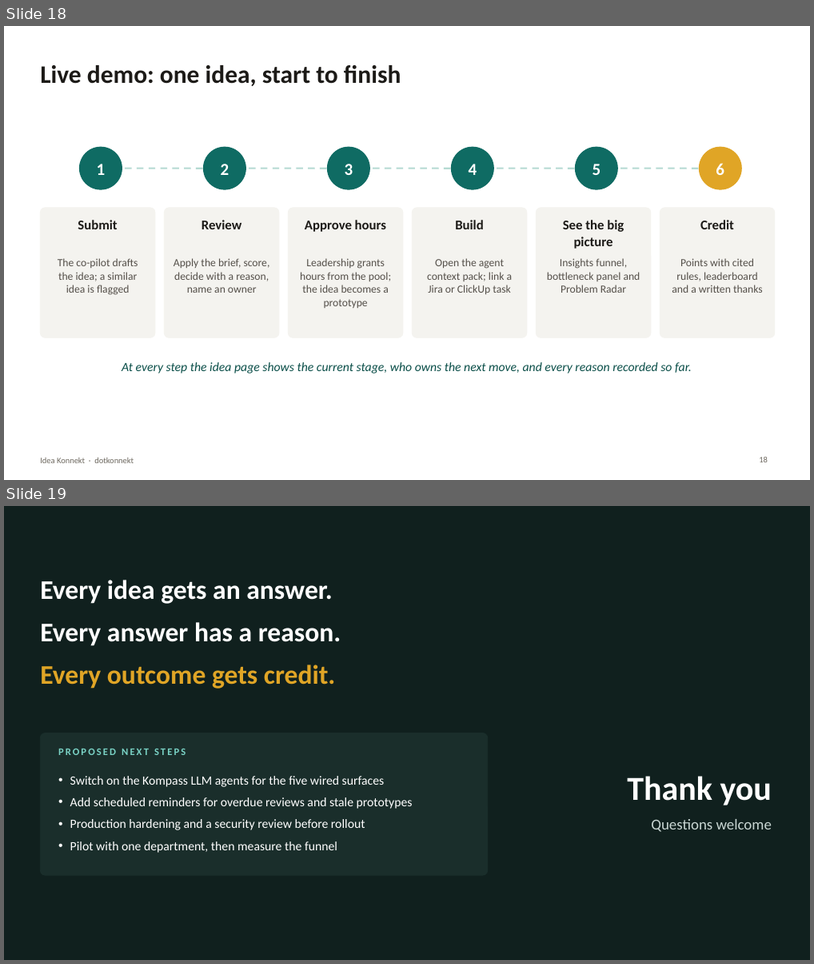
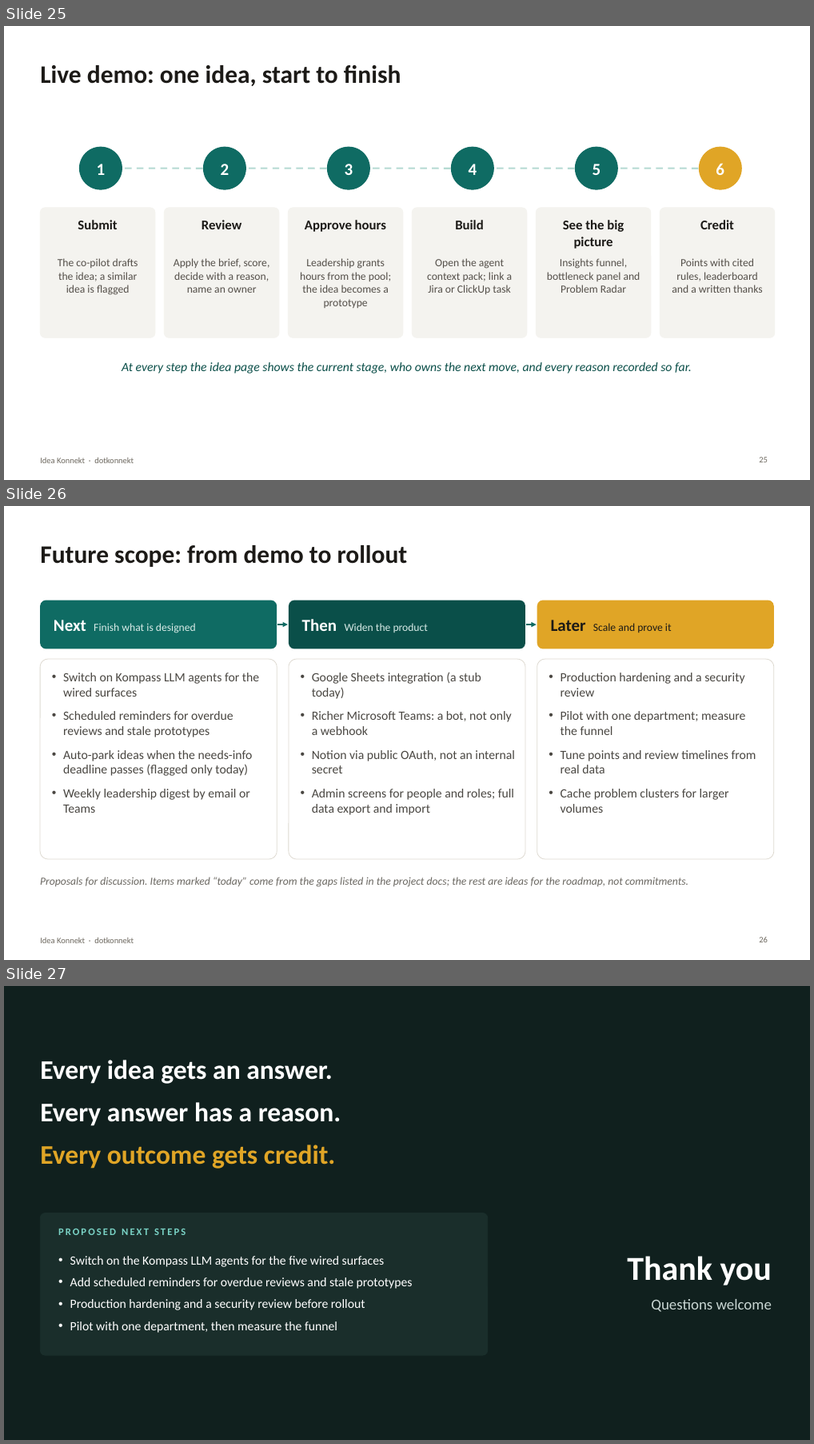
Before and after one commit to AmrithNiyogi/Idea-Hub, a slide deck: docs/project_docs/Idea_Konnekt_Demo.pptx. Shown one above the other, each under a label of ours: slides 18 and 19 before the commit, slides 25, 26 and 27 after it. The pictures are 814x964 and 814x1444 pixels, drawn with LibreOffice and Linux fonts; fonts in the diff are those of the drawing. Boxes give left, top, right and bottom in pixels: in the first picture for what was removed or moved away, otherwise in the second. Text is boxed around its words. In the diff, an @@ line names an element or a change of style, - is before the commit and + after.

```diff
--- a/docs/project_docs/Idea_Konnekt_Demo.pptx
+++ b/docs/project_docs/Idea_Konnekt_Demo.pptx
@@ slide 26 added at (x1=4, y1=506, x2=810, y2=960), background #FFFFFF; not listed: 1 template element that a slide beside it also shows @@
@@ title added at (x1=40, y1=545, x2=408, y2=567), 30 pt, text #1C1A17, bold @@
+Future scope: from demo to rollout
@@ rounded rectangle added at (x1=40, y1=600, x2=278, y2=649), fill #0F6B63, 13 pt, text #D6EAE6 @@
+Next Finish what is designed
@@ rounded rectangle added at (x1=289, y1=600, x2=526, y2=649), fill #0A4F49, 13 pt, text #D6EAE6 @@
+Then Widen the product
@@ rounded rectangle added at (x1=538, y1=600, x2=774, y2=649), fill #E0A526, 13 pt, text #1C1A17 @@
+Later Scale and prove it
@@ arrow added from (278, 624) to (288, 624), #0F6B63 2 pt @@
@@ arrow added from (526, 624) to (537, 624), #0F6B63 2 pt @@
@@ rounded rectangle added at (x1=40, y1=659, x2=278, y2=860), fill #FFFFFF, outline #DDD9D0 0.75 pt @@
@@ text added at (x1=63, y1=672, x2=259, y2=812), 15 pt, text #4A4742 @@
+• Switch on Kompass LLM agents for the wired surfaces
+• Scheduled reminders for overdue reviews and stale prototypes
+• Auto-park ideas when the needs-info deadline passes (flagged only today)
+• Weekly leadership digest by email or Teams
@@ rounded rectangle added at (x1=289, y1=659, x2=526, y2=860), fill #FFFFFF, outline #DDD9D0 0.75 pt @@
@@ text added at (x1=312, y1=672, x2=515, y2=815), 15 pt, text #4A4742 @@
+• Google Sheets integration (a stub today)
+• Richer Microsoft Teams: a bot, not only a webhook
+• Notion via public OAuth, not an internal secret
+• Admin screens for people and roles; full data export and import
@@ rounded rectangle added at (x1=538, y1=659, x2=774, y2=860), fill #FFFFFF, outline #DDD9D0 0.75 pt @@
@@ text added at (x1=561, y1=672, x2=757, y2=812), 15 pt, text #4A4742 @@
+• Production hardening and a security review
+• Pilot with one department; measure the funnel
+• Tune points and review timelines from real data
+• Cache problem clusters for larger volumes
@@ text added at (x1=40, y1=876, x2=689, y2=887), 13 pt, text #6B6862, italic @@
+Proposals for discussion. Items marked “today” come from the gaps listed in the project docs; the rest are ideas for the roadmap, not commitments.
@@ page number added at (x1=759, y1=936, x2=768, y2=942), 10 pt, text #6E6960 @@
+26
@@ what was slide 18 is now slide 25 @@
@@ page number at (x1=759, y1=456, x2=768, y2=462): text changed @@
-18
+25
@@ what was slide 19 is now slide 27 @@
```
Also in this commit, not shown: 3 slides changed, 7 other slides added.
